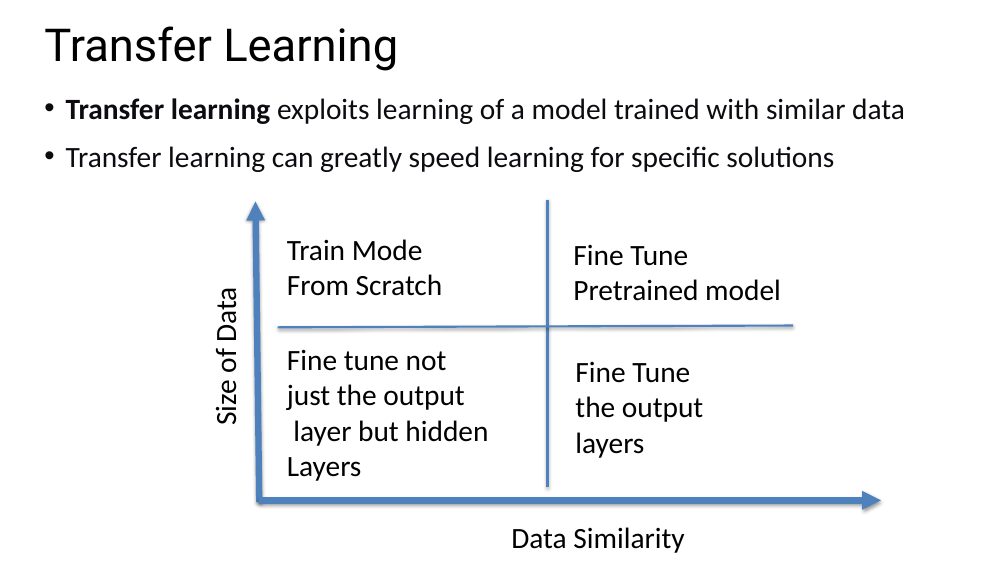
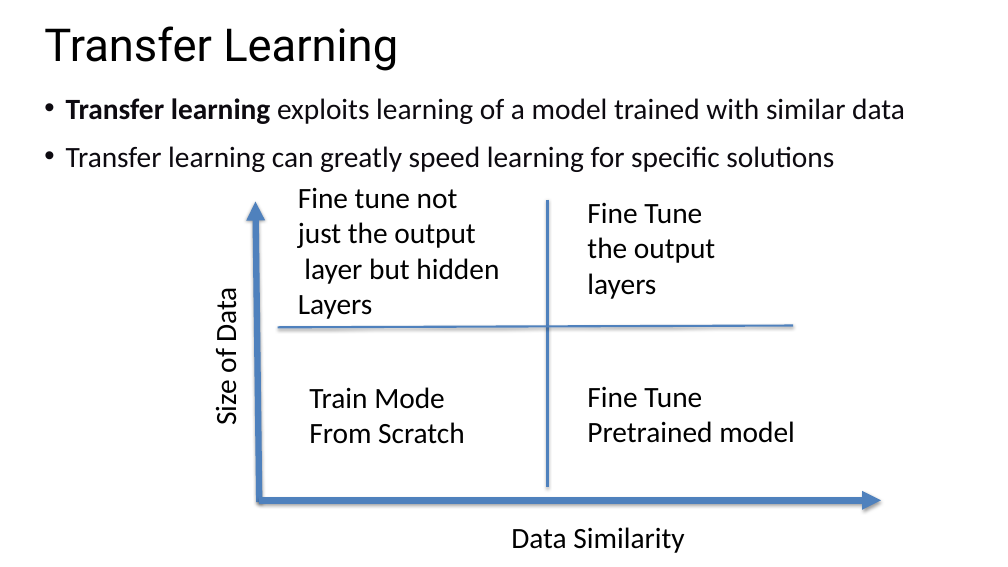
Before and after one commit to StephenElston/CSCI-E25, a slide deck: slide 55 of Slides/6_ConvolutionalNNs.pptx (slide 54 before the commit). Drawn at 1008x567 pixels with LibreOffice and Linux fonts; fonts in the diff are those of the drawing; background and template pictures are left out. Boxes give left, top, right and bottom in pixels: in the first picture for what was removed or moved away, otherwise in the second. Text is boxed around its words. In the diff, an @@ line names an element or a change of style, - is before the commit and + after.

```diff
--- a/Slides/6_ConvolutionalNNs.pptx
+++ b/Slides/6_ConvolutionalNNs.pptx
@@ text "Fine tune not": place and size @@
-text "Fine tune not" at (287,349,488,481)
+text "Fine tune not" at (298,187,499,319)
@@ text "Fine Tune": place and size @@
-text "Fine Tune" at (575,362,703,458)
+text "Fine Tune" at (587,203,715,299)
@@ text "Train Mode": place and size @@
-text "Train Mode" at (287,239,443,296)
+text "Train Mode" at (309,387,465,444)
@@ text "Fine Tune": place and size @@
-text "Fine Tune" at (573,245,781,301)
+text "Fine Tune" at (587,387,795,443)
```
Also in this commit, not shown: 3 other slides changed, 1 slide added.
